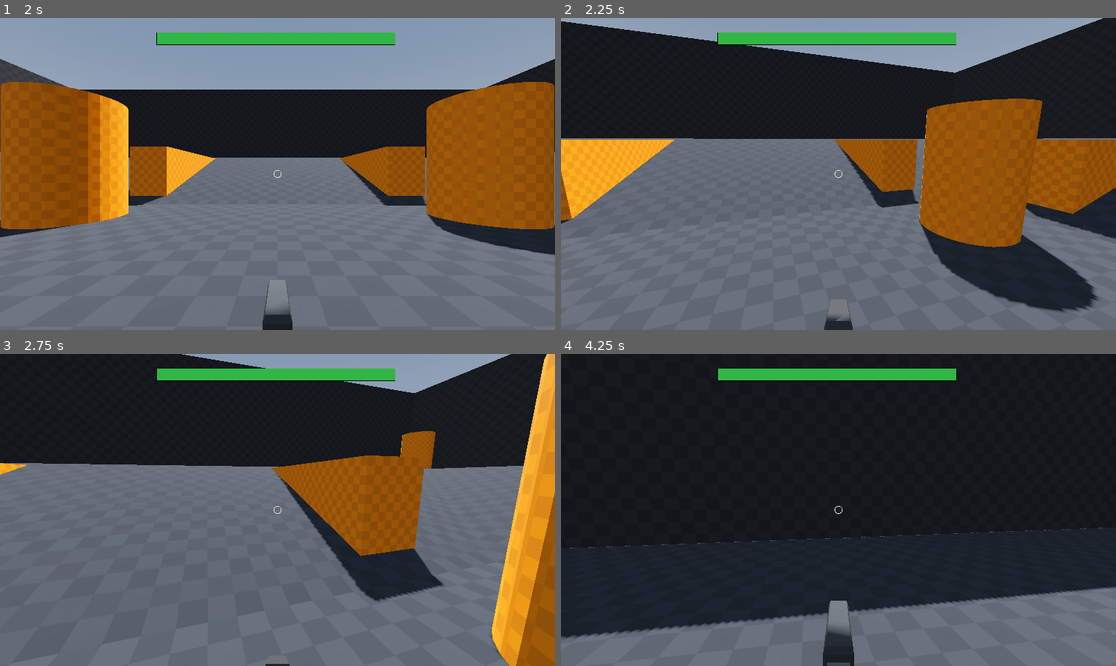
Above: before the commit, frames 1-4 (two rows, left to right).
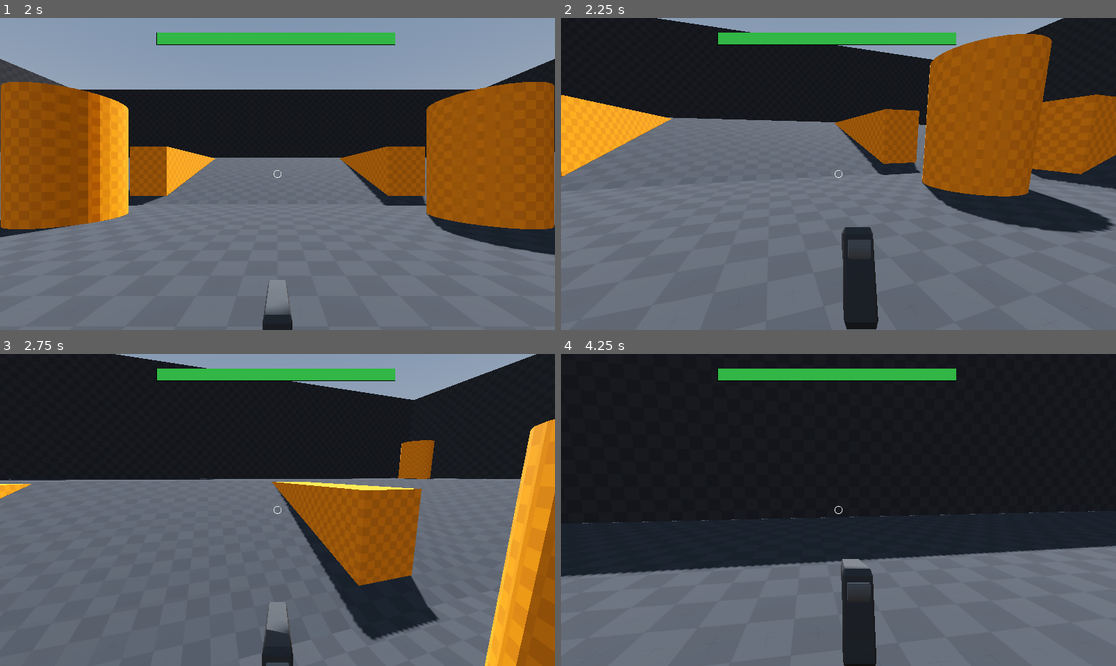
Above: after the commit, the same moments.

Repository: TwoBloodySpoons/blood-for-blood
Game: Godot game, scene res://world.tscn
Two runs of this game, one before a commit and one after it. Both use one fixed random seed, a clock stepped at 60 frames per second and the inputs below.
Inputs (mouse positions are in pixels of both pictures, inside the frame that each line leads up to):
- Up to frame 1 (2 s): click (277, 202) at 0.52 s; type "12" at 0.6 s; click "Host" at 1.25 s
- Up to frame 2 (2.25 s): tap Enter (ui_accept) at 2, 2.1 s; move the mouse to (866, 174) at 2.02 s; hold E (up) from 2.03 s (still down)
- Up to frame 3 (2.75 s): keep holding E (up); tap Space (jump, bound only after the commit) at 2.27, 2.57 s; tap A (dash, bound only after the commit) at 2.3 s
- Up to frame 4 (4.25 s): keep holding E (up); move the mouse to (810, 510) at 2.77 s; tap A (dash, bound only after the commit) at 2.85 s; tap Space (jump, bound only after the commit) at 3.02, 3.05, 3.32, 3.6 s; move the mouse to (849, 503) at 3.52 s; tap Enter (ui_accept) at 3.8 s

Frame 1 is identical in both runs. In frame 2, 29% of the frame differs, in the area x 0-100%, y 0-100%; in frame 3, 13%; in frame 4, 17%.

Commit message:
movement-modifications

Diff:
--- a/player.gd
+++ b/player.gd
@@ -45,7 +45,7 @@
 		velocity.y -= gravity * delta
 
 	# Handle Jump.
-	if Input.is_action_just_pressed("ui_accept") and is_on_floor():
+	if Input.is_action_just_pressed("jump") and is_on_floor():
 		velocity.y = JUMP_VELOCITY
 
 	# Get the input direction and handle the movement/deceleration.
@@ -55,6 +55,11 @@
 	if direction:
 		velocity.x = direction.x * SPEED
 		velocity.z = direction.z * SPEED
+
+		#Handle dash. this isn't working, maybe put it in the else
+	#if Input.is_action_just_pressed("dash"):
+	#	velocity.x = velocity.x + 10
+	#	print("we dashed")
 	else:
 		velocity.x = move_toward(velocity.x, 0, SPEED)
 		velocity.z = move_toward(velocity.z, 0, SPEED)
--- a/player.tscn
+++ b/player.tscn
@@ -15,6 +15,7 @@
 ao_enabled = true
 
 [sub_resource type="CapsuleShape3D" id="CapsuleShape3D_hcw3m"]
+radius = 0.45
 
 [sub_resource type="Gradient" id="Gradient_sb5go"]
 offsets = PackedFloat32Array(0.161458, 0.994792, 1)
@@ -227,7 +228,7 @@
 surface_material_override/0 = SubResource("StandardMaterial3D_7wk46")
 
 [node name="CollisionShape3D" type="CollisionShape3D" parent="."]
-transform = Transform3D(0.9, 0, 0, 0, 1, 0, 0, 0, 1, 0, 1, 0)
+transform = Transform3D(1, 0, 0, 0, 1, 0, 0, 0, 1, 0, 1, 0)
 shape = SubResource("CapsuleShape3D_hcw3m")
 
 [node name="Camera3D" type="Camera3D" parent="."]
--- a/project.godot
+++ b/project.godot
@@ -43,7 +43,7 @@
 }
 quit={
 "deadzone": 0.5,
-"events": [Object(InputEventKey,"resource_local_to_scene":fa …(140 unchanged characters)… d":false,"keycode":0,"physical_keycode":81,"key_label":0,"unicode":113,"echo":false,"script":null)
+"events": [Object(InputEventKey,"resource_local_to_scene":fa …(140 unchanged characters)… d":false,"keycode":0,"physical_keycode":4194305,"key_label":0,"unicode":0,"echo":false,"script":null)
 ]
 }
 shoot={
@@ -51,3 +51,13 @@
 "events": [Object(InputEventMouseButton,"resource_local_to_scene":false,"resource_name":"","device":-1,"window_id":0,"a …(258 unchanged characters)…
 ]
 }
+jump={
+"deadzone": 0.5,
+"events": [Object(InputEventKey,"resource_local_to_scene":false,"resource_name":"","device":-1,"window_id":0,"alt_pressed":false,"shift_pressed":false,"ctrl_pressed":false,"meta_pressed":false,"pressed":false,"keycode":0,"physical_keycode":32,"key_label":0,"unicode":32,"echo":false,"script":null)
+]
+}
+dash={
+"deadzone": 0.5,
+"events": [Object(InputEventKey,"resource_local_to_scene":false,"resource_name":"","device":-1,"window_id":0,"alt_pressed":false,"shift_pressed":false,"ctrl_pressed":false,"meta_pressed":false,"pressed":false,"keycode":0,"physical_keycode":65,"key_label":0,"unicode":97,"echo":false,"script":null)
+]
+}
